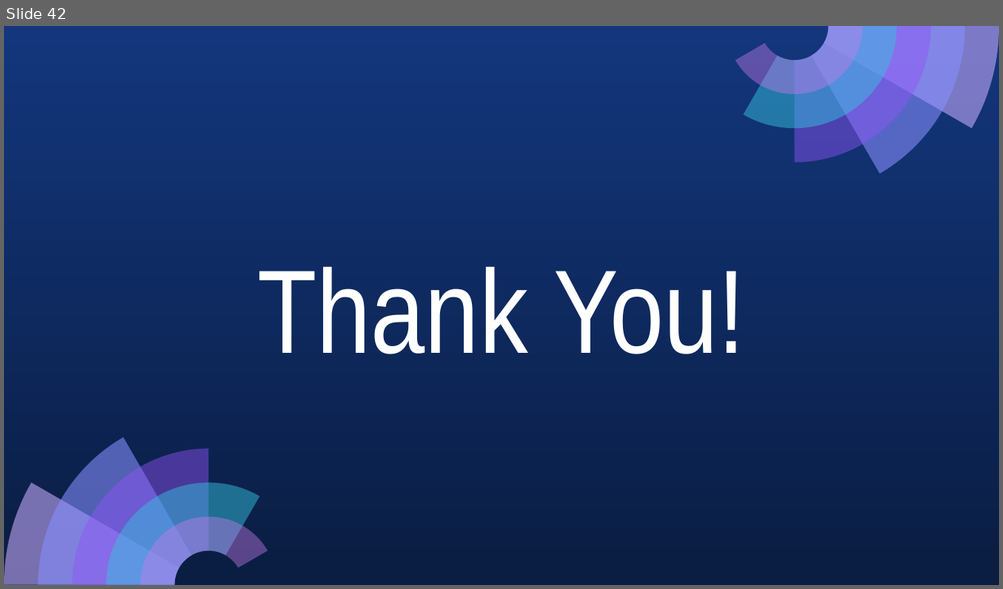
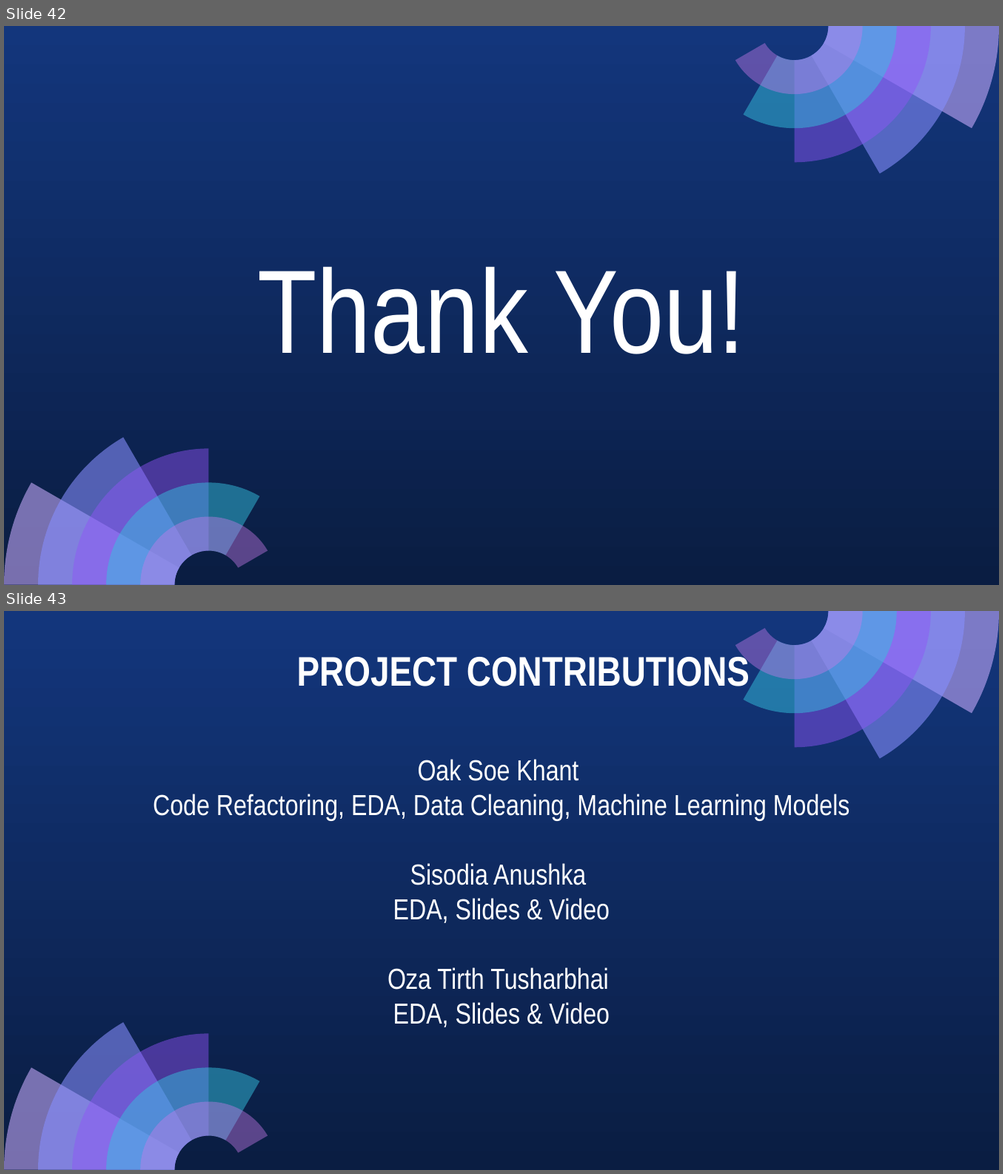
Before and after one commit to xaynezz/1015, a slide deck: SC1015 Mini Project - Understanding Happiness.pptx. Shown one above the other, each under a label of ours: slide 42 before the commit, slides 42 and 43 after it. The pictures are 1003x589 and 1003x1174 pixels, drawn with LibreOffice and Linux fonts; fonts in the diff are those of the drawing. Boxes give left, top, right and bottom in pixels: in the first picture for what was removed or moved away, otherwise in the second. Text is boxed around its words. In the diff, an @@ line names an element or a change of style, - is before the commit and + after.

```diff
--- a/SC1015 Mini Project - Understanding Happiness.pptx
+++ b/SC1015 Mini Project - Understanding Happiness.pptx
@@ slide 43 added at (4, 611, 999, 1170), background gradient #13367C to #0A1D42; not listed: 10 template elements that a slide beside it also shows @@
@@ text added at (297, 652, 749, 693), 30 pt, text #FFFFFF, bold @@
+PROJECT CONTRIBUTIONS
@@ title added at (153, 759, 850, 1028), 21 pt, text #FFFFFF @@
+Oak Soe Khant
+Code Refactoring, EDA, Data Cleaning, Machine Learning Models
+Sisodia Anushka
+EDA, Slides & Video
+Oza Tirth Tusharbhai
+EDA, Slides & Video
```
Also in this commit, not shown: 8 slides changed.
